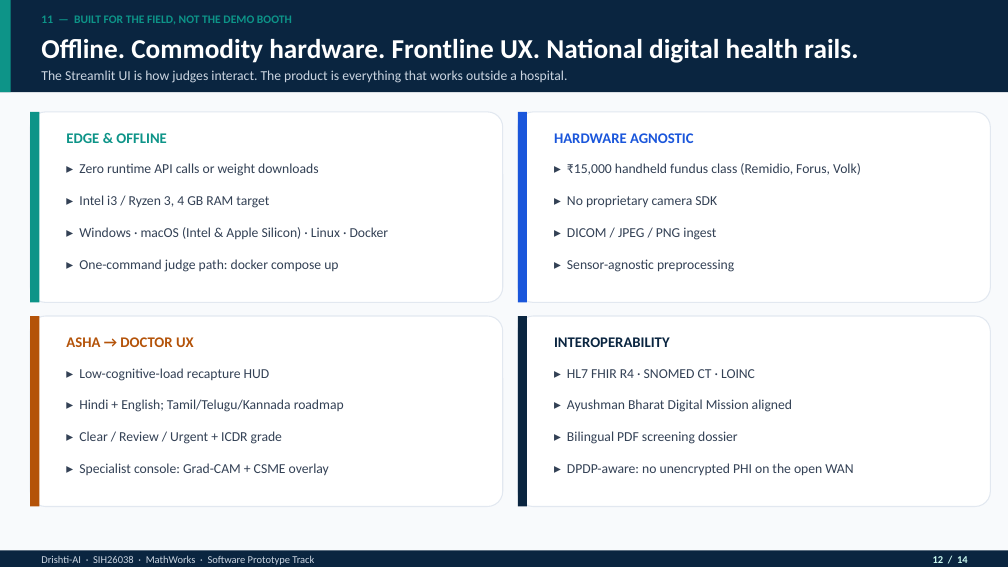
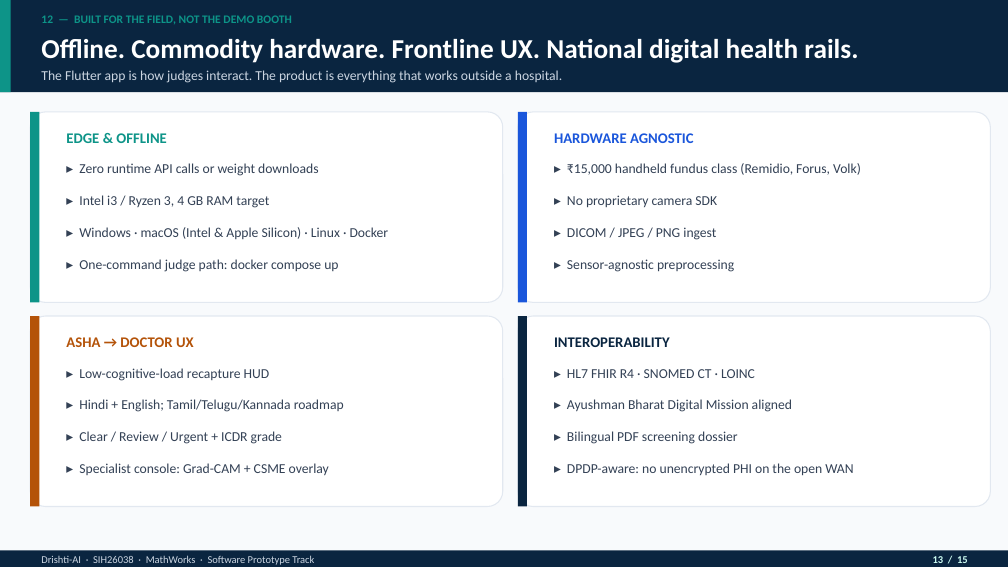
Before and after one commit to BezaleelPaul/Drishti-AI, a slide deck: slide 13 of presentation/Drishti-AI_SIH2026_Presentation.pptx (slide 12 before the commit). Drawn at 1008x567 pixels with LibreOffice and Linux fonts; fonts in the diff are those of the drawing. Boxes give left, top, right and bottom in pixels: in the first picture for what was removed or moved away, otherwise in the second. Text is boxed around its words. In the diff, an @@ line names an element or a change of style, - is before the commit and + after.

Commit message:
docs: measured validation evidence in readme, roadmap, deck, judge qa; ci rehearsal
README gains a measured-evidence section and updated quickstart; ROADMAP gets Phase 3b (safety + external validation) and honest known limitations; deck rebuilt at 15 slides with the external-validation slide; judge Q&A gains Q8 and a reproducible-numbers cheat sheet. CI now runs the e2e demo rehearsal (required) and a labeled-eval smoke (best effort). gitignore covers release/ and results logs; packaging writes to release/archives.

```diff
--- a/presentation/Drishti-AI_SIH2026_Presentation.pptx
+++ b/presentation/Drishti-AI_SIH2026_Presentation.pptx
@@ text at (41, 70, 562, 83): text changed @@
-The Streamlit UI is how judges interact. The product is everything that works outside a hospital.
+The Flutter app is how judges interact. The product is everything that works outside a hospital.
@@ text at (933, 556, 968, 563): text changed @@
-12 / 14
+13 / 15
```
Also in this commit, not shown: 12 other slides changed, 1 slide added, 8 other files.
